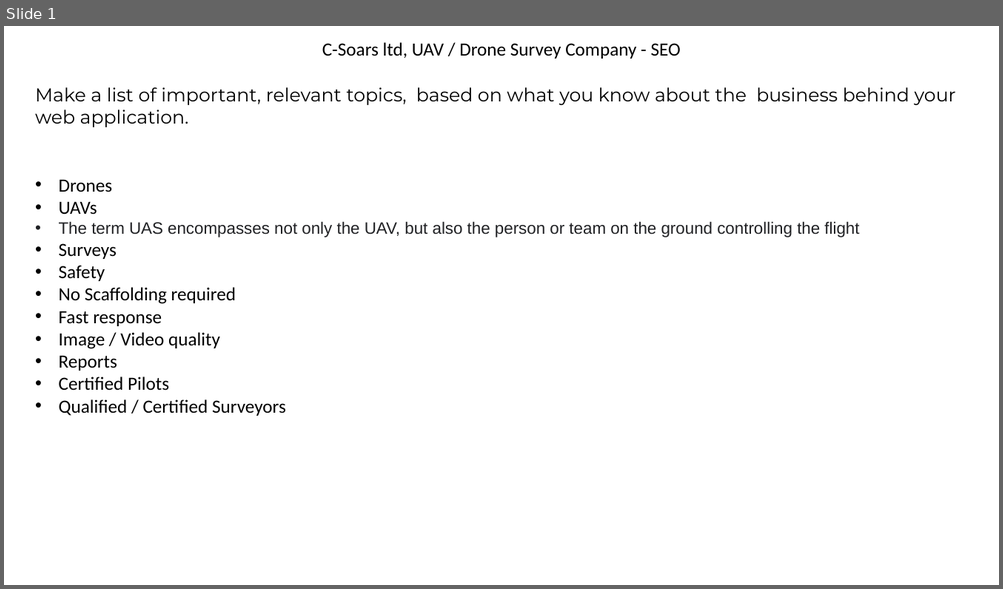
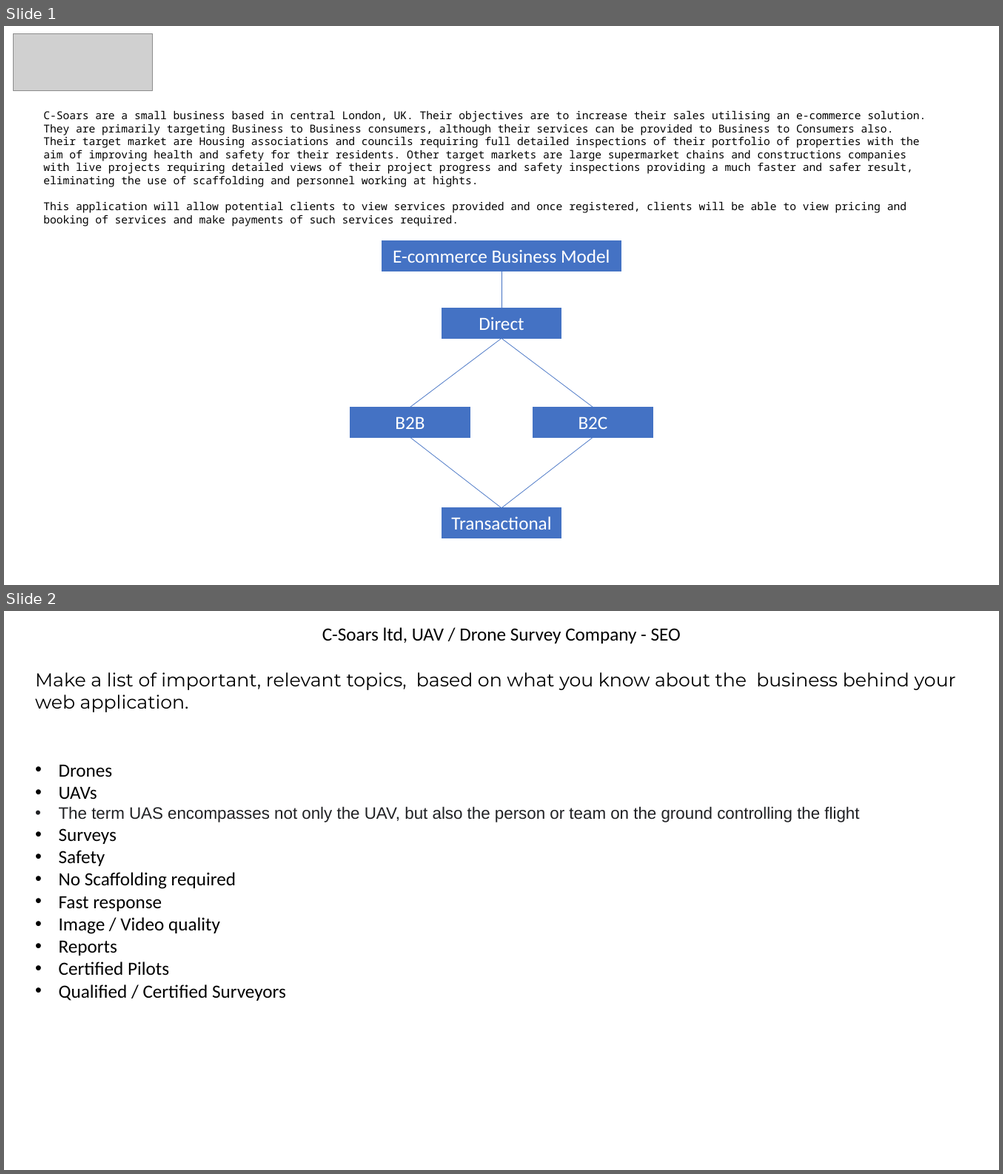
Before and after one commit to RicardoIT-Web/c-soars_ltd, a slide deck: documents/SEO - Search Engine Optimization.pptx. Shown one above the other, each under a label of ours: slide 1 before the commit, slides 1 and 2 after it. The pictures are 1003x589 and 1003x1174 pixels, drawn with LibreOffice and Linux fonts; fonts in the diff are those of the drawing; grey boxes stand for pictures. Boxes give left, top, right and bottom in pixels: in the first picture for what was removed or moved away, otherwise in the second. Text is boxed around its words. In the diff, an @@ line names an element or a change of style, - is before the commit and + after.

Commit message:
include e-commerce business model section to readme file

```diff
--- a/documents/SEO - Search Engine Optimization.pptx
+++ b/documents/SEO - Search Engine Optimization.pptx
@@ slide 1 added at [4, 26, 999, 585], background #FFFFFF @@
@@ picture added at [13, 33, 152, 91] @@
@@ text added at [43, 110, 925, 227], 10.5 pt, text #000000 @@
+C-Soars are a small business based in central London, UK. Their objectives are to increase their sales utilising an e-commerce solution. They are primarily targeting Business to Business consumers, although their services can be provided to Business to Consumers also. Their target market are Housing associations and councils requiring full detailed inspections of their portfolio of properties with the aim of improving health and safety for their residents. Other target markets are large supermarket chains and constructions companies with live projects requiring detailed views of their project progress and safety inspections providing a much faster and safer result, eliminating the use of scaffolding and personnel working at hights.
+This application will allow potential clients to view services provided and once registered, clients will be able to view pricing and booking of services and make payments of such services required.
@@ rectangle added at [381, 241, 621, 271], fill #4472C4, outline #4472C4 0.75 pt, 18 pt, text #FFFFFF @@
+E-commerce Business Model
@@ line added from (502, 272) to (502, 309), #4472C4 0.5 pt @@
@@ rectangle added at [442, 309, 561, 338], fill #4472C4, outline #4472C4 0.75 pt, 18 pt, text #FFFFFF @@
+Direct
@@ line added from (502, 338) to (410, 407), #4472C4 0.5 pt @@
@@ line added from (502, 338) to (593, 407), #4472C4 0.5 pt @@
@@ rectangle added at [350, 407, 469, 437], fill #4472C4, outline #4472C4 0.75 pt, 18 pt, text #FFFFFF @@
+B2B
@@ rectangle added at [533, 407, 652, 437], fill #4472C4, outline #4472C4 0.75 pt, 18 pt, text #FFFFFF @@
+B2C
@@ line added from (410, 438) to (502, 508), #4472C4 0.5 pt @@
@@ line added from (502, 508) to (593, 438), #4472C4 0.5 pt @@
@@ rectangle added at [442, 508, 561, 539], fill #4472C4, outline #4472C4 0.75 pt, 18 pt, text #FFFFFF @@
+Transactional
@@ what was slide 1 is now slide 2 @@
```
Also in this commit, not shown: 4 other files.
